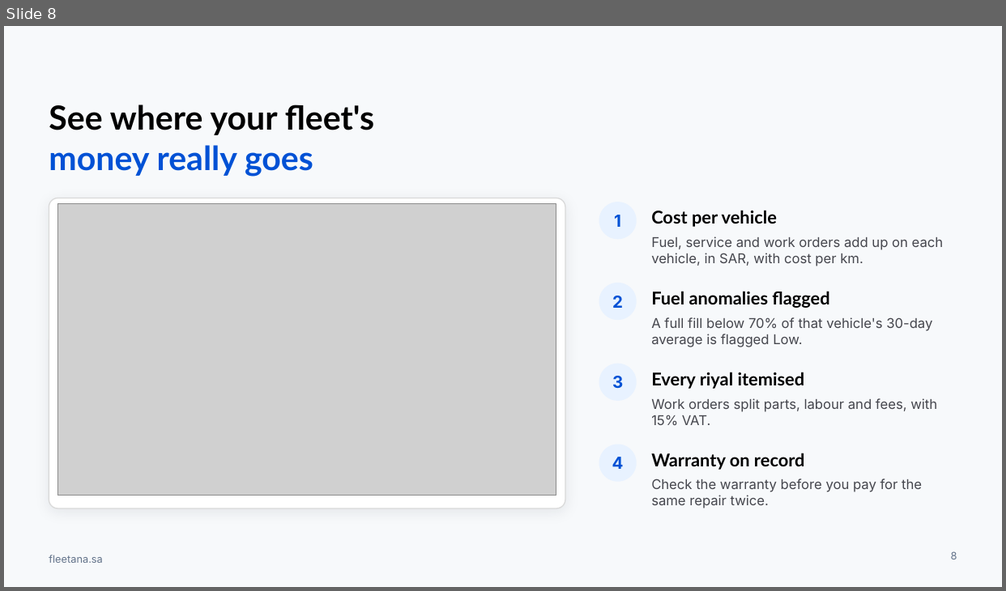
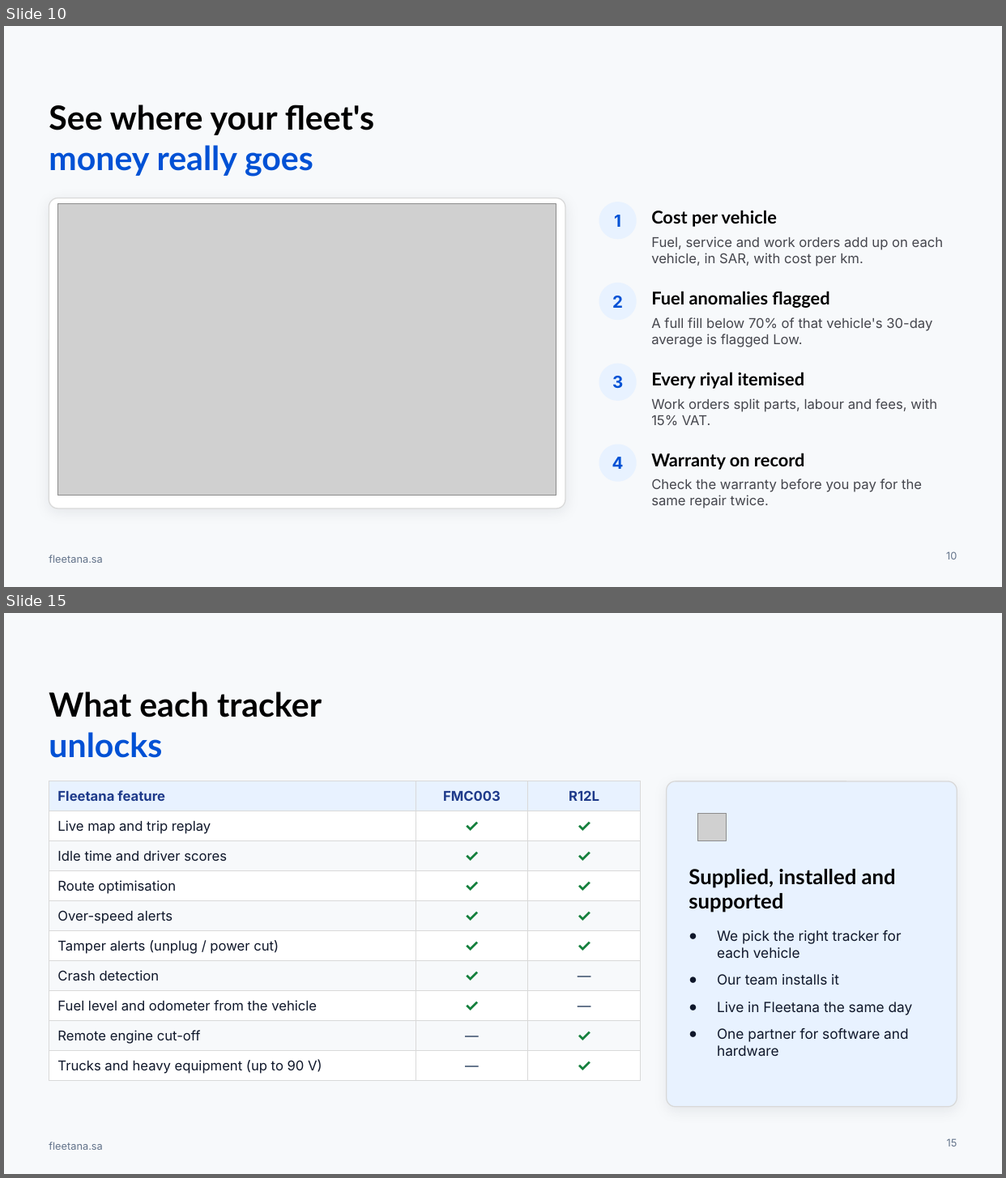
Before and after one commit to AbdallahDaban/Claude, a slide deck: fleetana-launch/brand/profile/Fleetana-Company-Profile-EN.pptx. Shown one above the other, each under a label of ours: slide 8 before the commit, slides 10 and 15 after it; the slides between them are not shown. The pictures are 1006x591 and 1006x1178 pixels, drawn with LibreOffice and Linux fonts; fonts in the diff are those of the drawing; grey boxes stand for pictures; background and template pictures are left out. Boxes give left, top, right and bottom in pixels: in the first picture for what was removed or moved away, otherwise in the second. Text is boxed around its words. In the diff, an @@ line names an element or a change of style, - is before the commit and + after.

```diff
--- a/fleetana-launch/brand/profile/Fleetana-Company-Profile-EN.pptx
+++ b/fleetana-launch/brand/profile/Fleetana-Company-Profile-EN.pptx
@@ slide 15 added at (4, 613, 1002, 1174), background #F7F9FB; not listed: 1 template element that a slide beside it also shows @@
@@ title added at (49, 692, 322, 758), 32 pt, text #000000, bold @@
+What each tracker
+unlocks
@@ table added at (49, 781, 641, 1077), 10 rows, 3 columns @@
+Fleetana feature | FMC003 | R12L
+Live map and trip replay | ✓ | ✓
+Idle time and driver scores | ✓ | ✓
+Route optimisation | ✓ | ✓
+Over-speed alerts | ✓ | ✓
+Tamper alerts (unplug / power cut) | ✓ | ✓
+Crash detection | ✓ | —
+Fuel level and odometer from the vehicle | ✓ | —
+Remote engine cut-off | — | ✓
+Trucks and heavy equipment (up to 90 V) | — | ✓
@@ rounded rectangle added at (667, 781, 957, 1107), fill #E8F2FF, outline #D9D9D9 1 pt @@
@@ ellipse added at (689, 804, 735, 850), fill #E8F2FF, outline #E8F2FF 1 pt @@
@@ picture added at (698, 813, 726, 841) @@
@@ text added at (688, 869, 896, 913), 20 pt, text #000000, bold @@
+Supplied, installed and supported
@@ text added at (717, 931, 913, 1056), 13.5 pt, text #0F172A @@
+● We pick the right tracker for each vehicle
+● Our team installs it
+● Live in Fleetana the same day
+● One partner for software and hardware
@@ page number added at (947, 1139, 957, 1147), 10 pt, text #64748B @@
+15
@@ what was slide 8 is now slide 10 @@
@@ page number at (946, 552, 957, 560): text changed @@
-8
+10
```
Also in this commit, not shown: 10 slides changed, 6 other slides added, 6 slides removed, 4 other files.
